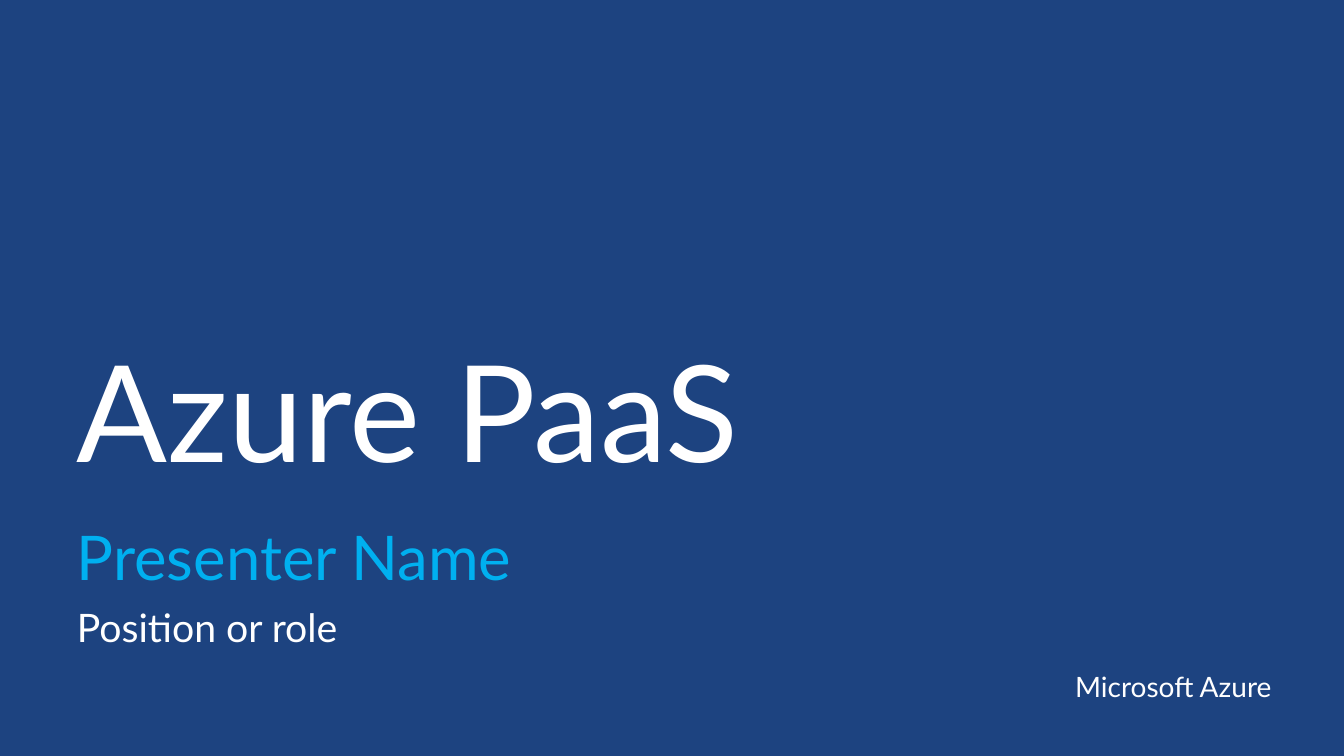
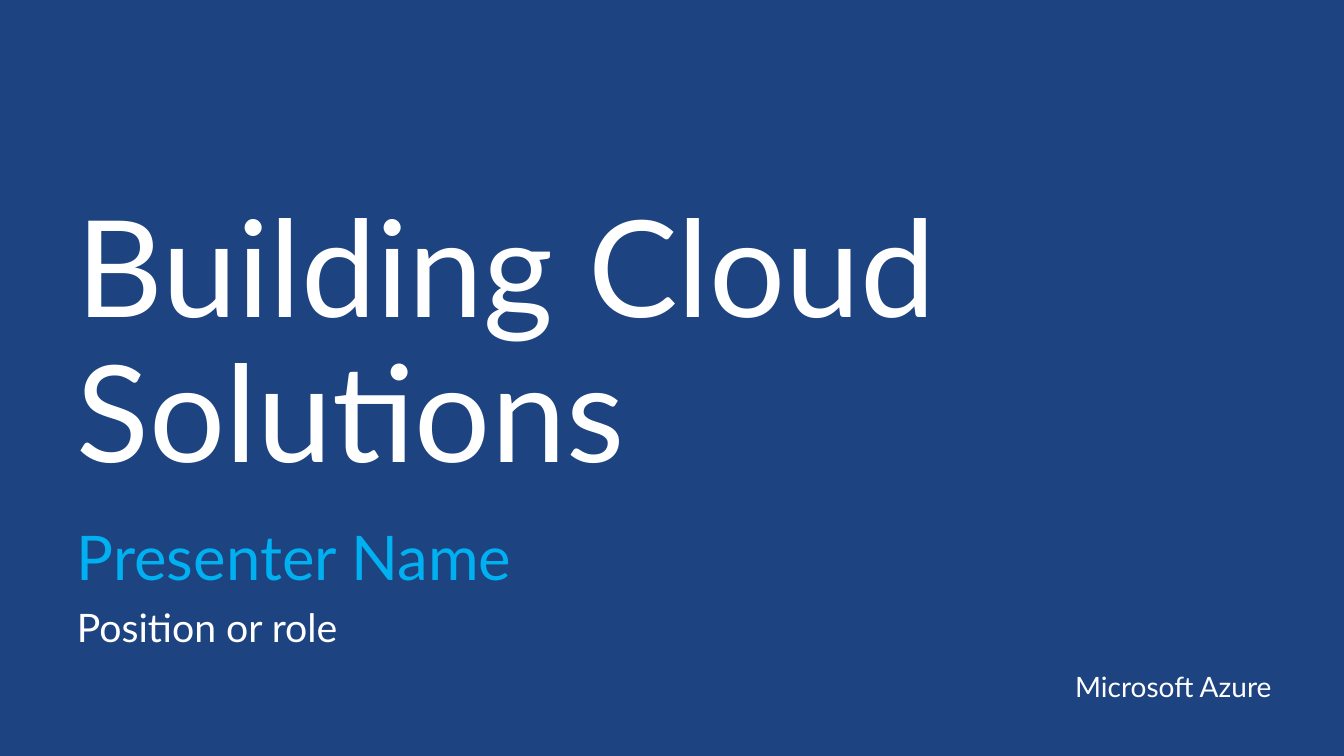
Before and after one commit to sack212/BasicAzureCamp, a slide deck: slide 1 of PaaS/PaaS.pptx. Drawn at 1344x756 pixels with LibreOffice and Linux fonts; fonts in the diff are those of the drawing; background and template pictures are left out. Boxes give left, top, right and bottom in pixels: in the first picture for what was removed or moved away, otherwise in the second. Text is boxed around its words. In the diff, an @@ line names an element or a change of style, - is before the commit and + after.

```diff
--- a/PaaS/PaaS.pptx
+++ b/PaaS/PaaS.pptx
@@ title at box(77, 218, 936, 463): text changed @@
-Azure PaaS
+Building Cloud Solutions
```
Also in this commit, not shown: 3 other slides changed, 14 slides added, 3 slides removed, 22 other files.
